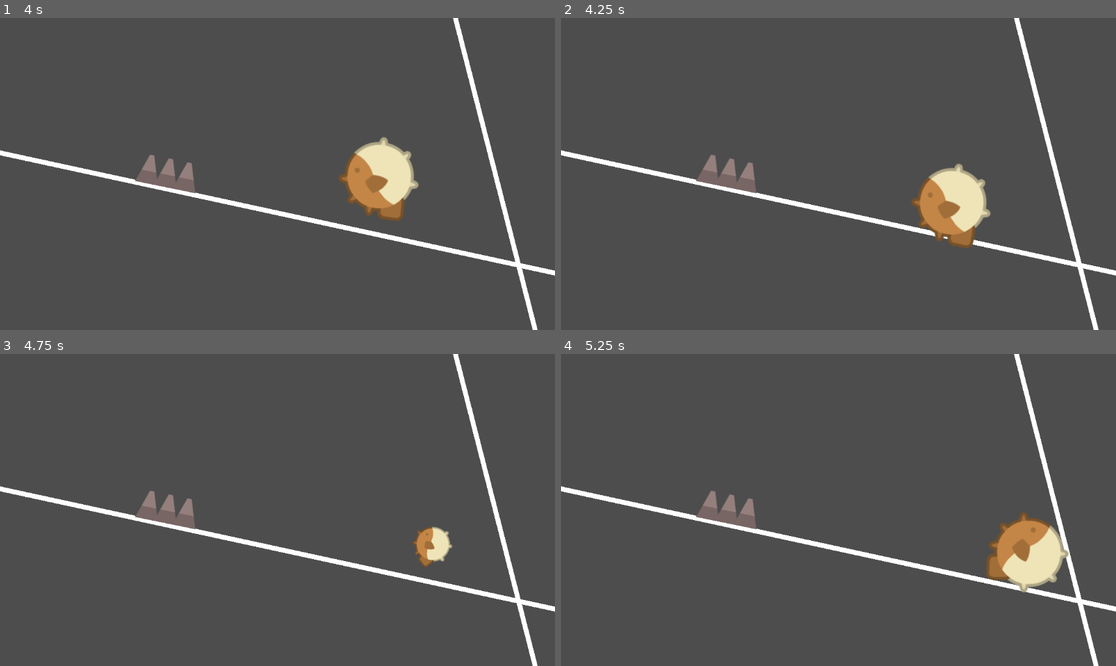
Above: before the commit, frames 1-4 (two rows, left to right).
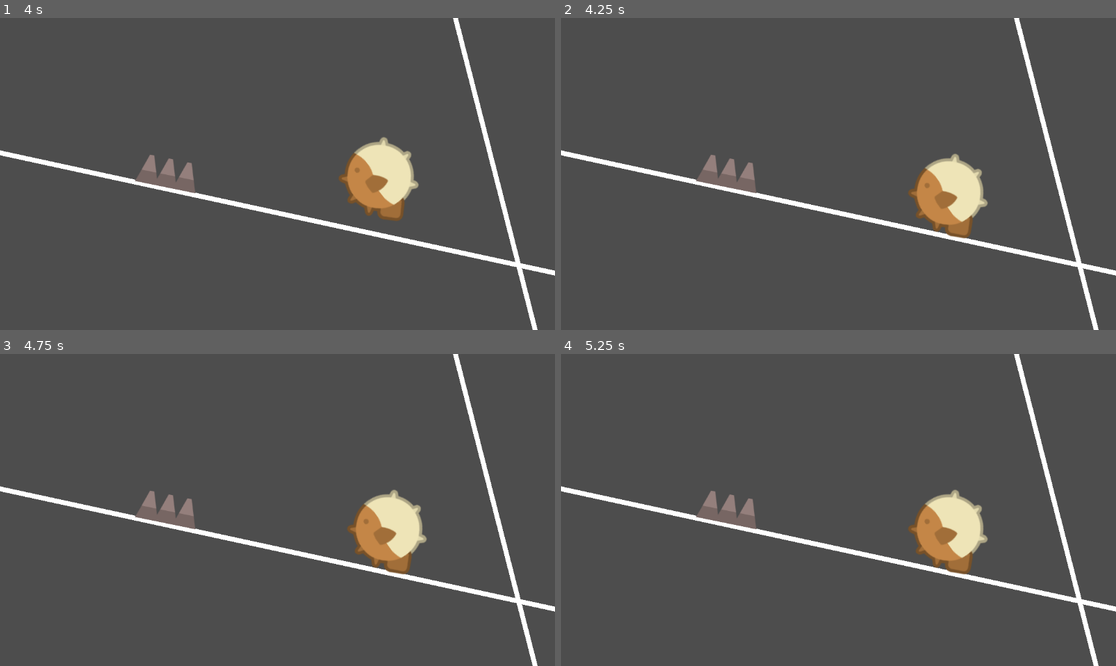
Above: after the commit, the same moments.

Repository: JWizards/GMTK_2024
Game: Godot game, scene res://scenes/playground.tscn
Same seed, same stepped clock (60 frames per second), same inputs: the game is played once before the commit and once after it. This scene is started directly instead of the project's main scene.
Inputs:
- Up to frame 1 (4 s): hold Space (jump) 0.53-1.28 s; tap Space (jump) at 1.35, 1.52, 1.82, 2.85, 3.02, 3.32 s; hold Space (jump) 2.03-2.78 s; hold Space (jump) from 3.53 s (still down)
- Up to frame 2 (4.25 s): keep holding Space (jump); tap P (pause, bound only after the commit) at 4.15 s
- Up to frame 3 (4.75 s): release Space (jump) at 4.28 s; tap Space (jump) at 4.35, 4.52 s
- Up to frame 4 (5.25 s): tap Space (jump) at 4.82 s; hold Space (jump) from 5.03 s (still down)

Frame 1 is identical in both runs. In frame 2, 1.7% of the frame differs, in the area x 62-78%, y 43-74%; in frame 3, 3.0%; in frame 4, 5.0%, in the area x 62-92%, y 43-77%.

Commit message:
Add music

Diff:
--- a/project.godot
+++ b/project.godot
@@ -22,3 +22,8 @@
 "events": [Object(InputEventKey,"resource_local_to_scene":false,"resource_name":"","device":0,"window_id":0,"alt_presse …(189 unchanged characters)…
 ]
 }
+pause={
+"deadzone": 0.5,
+"events": [Object(InputEventKey,"resource_local_to_scene":false,"resource_name":"","device":-1,"window_id":0,"alt_pressed":false,"shift_pressed":false,"ctrl_pressed":false,"meta_pressed":false,"pressed":false,"keycode":0,"physical_keycode":80,"key_label":0,"unicode":112,"location":0,"echo":false,"script":null)
+]
+}
--- a/scenes/game.tscn
+++ b/scenes/game.tscn
@@ -1,7 +1,8 @@
-[gd_scene load_steps=6 format=3 uid="uid://dp4i211h77t8j"]
+[gd_scene load_steps=7 format=3 uid="uid://dp4i211h77t8j"]
 
 [ext_resource type="Script" path="res://scripts/camera.gd" id="1_omqfo"]
 [ext_resource type="PackedScene" uid="uid://bg8l080p3dvvb" path="res://scenes/player.tscn" id="1_r30et"]
+[ext_resource type="Script" path="res://scripts/menu.gd" id="3_jnjuq"]
 [ext_resource type="PackedScene" uid="uid://dhdslsdm6oux5" path="res://scenes/levelManager.tscn" id="4_f5hst"]
 [ext_resource type="Texture2D" uid="uid://66ba3wcaitkd" path="res://assets/darkened2.png" id="4_o1rjy"]
 [ext_resource type="Texture2D" uid="uid://bnq5wviyjcxcr" path="res://assets/press_toInflate.png" id="5_wbl8y"]
@@ -18,6 +19,20 @@
 script = ExtResource("1_omqfo")
 player_path = NodePath("../Player")
 offset_y = 250.0
+
+[node name="Menu" type="Node2D" parent="Camera2D"]
+process_mode = 2
+position = Vector2(0, -2)
+script = ExtResource("3_jnjuq")
+
+[node name="ColorRect" type="ColorRect" parent="Camera2D/Menu"]
+z_index = -2
+offset_left = -1860.0
+offset_top = -1026.0
+offset_right = -1820.0
+offset_bottom = -986.0
+scale = Vector2(95.002, 52.7804)
+color = Color(0, 0, 0, 0.184314)
 
 [node name="LevelManager" parent="." instance=ExtResource("4_f5hst")]
 player_path = NodePath("../Player")
--- /dev/null
+++ b/scenes/level1.tscn
@@ -0,0 +1,138 @@
+[gd_scene load_steps=5 format=3 uid="uid://cc5eo3mftvrbs"]
+
+[ext_resource type="PackedScene" uid="uid://bg8l080p3dvvb" path="res://scenes/player.tscn" id="1_eio8o"]
+[ext_resource type="PackedScene" uid="uid://bjychvf10ps6r" path="res://scenes/spikes.tscn" id="2_3cap4"]
+
+[sub_resource type="WorldBoundaryShape2D" id="WorldBoundaryShape2D_ci3h0"]
+
+[sub_resource type="SegmentShape2D" id="SegmentShape2D_jorcv"]
+a = Vector2(-1, 388)
+
+[node name="RootNode" type="Node2D"]
+position = Vector2(-13, -56)
+
+[node name="Player" parent="." instance=ExtResource("1_eio8o")]
+position = Vector2(347, -175)
+
+[node name="SPIKE1" parent="." instance=ExtResource("2_3cap4")]
+position = Vector2(670, 305)
+rotation = 1.56726
+scale = Vector2(0.86, 1.01)
+
+[node name="SPIKE2" parent="." instance=ExtResource("2_3cap4")]
+position = Vector2(529, 639)
+rotation = 4.71239
+scale = Vector2(0.868598, 0.868602)
+skew = -0.00114048
+
+[node name="WallLeft" type="StaticBody2D" parent="."]
+position = Vector2(248, 387)
+rotation = -4.71239
+
+[node name="Line2D" type="Line2D" parent="WallLeft"]
+position = Vector2(-778, -0.00012207)
+points = PackedVector2Array(0, 0, 1800, 0)
+
+[node name="CollisionShape2D" type="CollisionShape2D" parent="WallLeft"]
+position = Vector2(-2, 0)
+shape = SubResource("WorldBoundaryShape2D_ci3h0")
+one_way_collision_margin = 0.0
+
+[node name="WallRight" type="StaticBody2D" parent="."]
+position = Vector2(937, 638)
+rotation = -1.5708
+
+[node name="Line2D" type="Line2D" parent="WallRight"]
+position = Vector2(-778, -0.00012207)
+points = PackedVector2Array(0, 0, 1800, 0)
+
+[node name="CollisionShape2D" type="CollisionShape2D" parent="WallRight"]
+position = Vector2(-2, 0)
+shape = SubResource("WorldBoundaryShape2D_ci3h0")
+one_way_collision_margin = 0.0
+
+[node name="FLOORING" type="Node2D" parent="."]
+
+[node name="Flooring1_2" type="StaticBody2D" parent="FLOORING"]
+position = Vector2(636, 303)
+scale = Vector2(1, 0.265)
+
+[node name="Line2D" type="Line2D" parent="FLOORING/Flooring1_2"]
+position = Vector2(-1, -172)
+rotation = 1.5708
+points = PackedVector2Array(0, 0, 387, 0.999939)
+
+[node name="CollisionShape2D" type="CollisionShape2D" parent="FLOORING/Flooring1_2"]
+position = Vector2(-1, -176)
+shape = SubResource("SegmentShape2D_jorcv")
+
+[node name="Flooring1_1" type="StaticBody2D" parent="FLOORING"]
+position = Vector2(424, 386)
+rotation = -1.70891
+
+[node name="Line2D" type="Line2D" parent="FLOORING/Flooring1_1"]
+position = Vector2(-1, -172)
+rotation = 1.5708
+points = PackedVector2Array(0, 0, 387, 0.999939)
+
+[node name="CollisionShape2D" type="CollisionShape2D" parent="FLOORING/Flooring1_1"]
+position = Vector2(-1, -176)
+shape = SubResource("SegmentShape2D_jorcv")
+
+[node name="Flooring1_3" type="StaticBody2D" parent="FLOORING"]
+position = Vector2(418, 193)
+rotation = -1.31428
+scale = Vector2(1, 1.06)
+
+[node name="Line2D" type="Line2D" parent="FLOORING/Flooring1_3"]
+position = Vector2(-1, -172)
+rotation = 1.5708
+points = PackedVector2Array(0, 0, 387, 0.999939)
+
+[node name="CollisionShape2D" type="CollisionShape2D" parent="FLOORING/Flooring1_3"]
+position = Vector2(-1, -176)
+shape = SubResource("SegmentShape2D_jorcv")
+
+[node name="Flooring2_2" type="StaticBody2D" parent="FLOORING"]
+position = Vector2(555, 645)
+rotation = -3.1378
+scale = Vector2(1, 0.248)
+
+[node name="Line2D" type="Line2D" parent="FLOORING/Flooring2_2"]
+position = Vector2(-1, -172)
+rotation = 1.5708
+points = PackedVector2Array(0, 0, 387, 0.999939)
+
+[node name="CollisionShape2D" type="CollisionShape2D" parent="FLOORING/Flooring2_2"]
+position = Vector2(-1, -176)
+shape = SubResource("SegmentShape2D_jorcv")
+
+[node name="Flooring2_1" type="StaticBody2D" parent="FLOORING"]
+position = Vector2(763, 546)
+rotation = 1.38057
+scale = Vector2(1.05889, 1.00117)
+skew = -0.0158997
+
+[node name="Line2D" type="Line2D" parent="FLOORING/Flooring2_1"]
+position = Vector2(-1, -172)
+rotation = 1.5708
+points = PackedVector2Array(0, 0, 387, 0.999939)
+
+[node name="CollisionShape2D" type="CollisionShape2D" parent="FLOORING/Flooring2_1"]
+position = Vector2(-1, -176)
+shape = SubResource("SegmentShape2D_jorcv")
+
+[node name="Flooring2_3" type="StaticBody2D" parent="FLOORING"]
+position = Vector2(772, 752)
+rotation = 1.80661
+scale = Vector2(1.05624, 1.06421)
+skew = 0.0286074
+
+[node name="Line2D" type="Line2D" parent="FLOORING/Flooring2_3"]
+position = Vector2(-1, -172)
+rotation = 1.5708
+points = PackedVector2Array(0, 0, 387, 0.999939)
+
+[node name="CollisionShape2D" type="CollisionShape2D" parent="FLOORING/Flooring2_3"]
+position = Vector2(-1, -176)
+shape = SubResource("SegmentShape2D_jorcv")
--- a/scenes/player.tscn
+++ b/scenes/player.tscn
@@ -1,10 +1,15 @@
-[gd_scene load_steps=13 format=3 uid="uid://bg8l080p3dvvb"]
+[gd_scene load_steps=22 format=3 uid="uid://bg8l080p3dvvb"]
 
 [ext_resource type="Script" path="res://scripts/player.gd" id="1_b017k"]
 [ext_resource type="Texture2D" uid="uid://b3oafp4mos657" path="res://assets/fishTilesheet@2.png" id="1_kkcwp"]
 [ext_resource type="AudioStream" uid="uid://c326yp3i0hyks" path="res://assets/INFLATE.mp3" id="3_mrk3k"]
 [ext_resource type="AudioStream" uid="uid://dp827ihlcy53w" path="res://assets/DIE.mp3" id="4_5fii8"]
 [ext_resource type="AudioStream" uid="uid://cpwi71avh1o1" path="res://assets/deflate (2).mp3" id="4_dq3s7"]
+[ext_resource type="AudioStream" uid="uid://xb2j1k28f4wy" path="res://assets/splash1.mp3" id="6_qlyy1"]
+[ext_resource type="AudioStream" uid="uid://bgknqdw1csu0j" path="res://assets/splash2.mp3" id="7_471gu"]
+[ext_resource type="AudioStream" uid="uid://bcagxttyupvs1" path="res://assets/splash3.mp3" id="8_pbxvo"]
+[ext_resource type="AudioStream" uid="uid://kk1iy2ml68km" path="res://assets/splash4.mp3" id="9_v0b2w"]
+[ext_resource type="AudioStream" uid="uid://bkq56kgxsqj2o" path="res://assets/George Street Shuffle.mp3" id="10_r4kmr"]
 
 [sub_resource type="AtlasTexture" id="AtlasTexture_hodkl"]
 atlas = ExtResource("1_kkcwp")
@@ -118,12 +123,88 @@
 }
 tracks/1/use_blend = true
 
+[sub_resource type="Animation" id="Animation_6cpkw"]
+resource_name = "splash1"
+tracks/0/type = "audio"
+tracks/0/imported = false
+tracks/0/enabled = true
+tracks/0/path = NodePath("AudioStreamPlayer2D")
+tracks/0/interp = 1
+tracks/0/loop_wrap = true
+tracks/0/keys = {
+"clips": [{
+"end_offset": 0.0,
+"start_offset": 0.0,
+"stream": ExtResource("6_qlyy1")
+}],
+"times": PackedFloat32Array(0)
+}
+tracks/0/use_blend = true
+
+[sub_resource type="Animation" id="Animation_1x1q4"]
+resource_name = "splash2"
+tracks/0/type = "audio"
+tracks/0/imported = false
+tracks/0/enabled = true
+tracks/0/path = NodePath("AudioStreamPlayer2D")
+tracks/0/interp = 1
+tracks/0/loop_wrap = true
+tracks/0/keys = {
+"clips": [{
+"end_offset": 0.0,
+"start_offset": 0.0,
+"stream": ExtResource("7_471gu")
+}],
+"times": PackedFloat32Array(0)
+}
+tracks/0/use_blend = true
+
+[sub_resource type="Animation" id="Animation_lf4w3"]
+resource_name = "splash3"
+tracks/0/type = "audio"
+tracks/0/imported = false
+tracks/0/enabled = true
+tracks/0/path = NodePath("AudioStreamPlayer2D")
+tracks/0/interp = 1
+tracks/0/loop_wrap = true
+tracks/0/keys = {
+"clips": [{
+"end_offset": 0.0,
+"start_offset": 0.0,
+"stream": ExtResource("8_pbxvo")
+}],
+"times": PackedFloat32Array(0)
+}
+tracks/0/use_blend = true
+
+[sub_resource type="Animation" id="Animation_mm2ld"]
+resource_name = "splash4"
+tracks/0/type = "audio"
+tracks/0/imported = false
+tracks/0/enabled = true
+tracks/0/path = NodePath("AudioStreamPlayer2D")
+tracks/0/interp = 1
+tracks/0/loop_wrap = true
+tracks/0/keys = {
+"clips": [{
+"end_offset": 0.0,
+"start_offset": 0.0,
+"stream": ExtResource("9_v0b2w")
+}],
+"times": PackedFloat32Array(-0.0333333)
+}
+tracks/0/use_blend = true
+
 [sub_resource type="AnimationLibrary" id="AnimationLibrary_xqws4"]
 _data = {
 "RESET": SubResource("Animation_phfbs"),
 "big": SubResource("Animation_y8y87"),
 "die": SubResource("Animation_3yeik"),
-"small": SubResource("Animation_quq0c")
+"small": SubResource("Animation_quq0c"),
+"splash1": SubResource("Animation_6cpkw"),
+"splash2": SubResource("Animation_1x1q4"),
+"splash3": SubResource("Animation_lf4w3"),
+"splash4": SubResource("Animation_mm2ld")
 }
 
 [node name="Player" type="RigidBody2D"]
@@ -154,4 +235,13 @@
 volume_db = -7.027
 pitch_scale = 2.81
 
+[node name="SplishTimer" type="Timer" parent="."]
+one_shot = true
+
+[node name="BackgroundMusic" type="AudioStreamPlayer" parent="."]
+stream = ExtResource("10_r4kmr")
+volume_db = -5.571
+autoplay = true
+
 [connection signal="timeout" from="CoyoteTimer" to="." method="_on_coyote_timer_timeout"]
+[connection signal="timeout" from="SplishTimer" to="." method="_on_splish_timer_timeout"]
--- /dev/null
+++ b/scripts/menu.gd
@@ -0,0 +1,6 @@
+extends Node2D
+
+func _process(delta: float) -> void:
+	if Input.is_action_pressed("pause") or Input.is_action_pressed("jump"):
+		get_tree().paused = false
+	show()
--- a/scripts/player.gd
+++ b/scripts/player.gd
@@ -12,6 +12,9 @@
 @onready var collision_shape_2d: CollisionShape2D = $CollisionShape2D
 @onready var animation_player: AnimationPlayer = $AnimationPlayer
 @onready var coyote_timer: Timer = $CoyoteTimer
+@onready var splish_timer: Timer = $SplishTimer
+@onready var audio_stream_player_2d: AudioStreamPlayer2D = $AudioStreamPlayer2D
+@onready var audio_stream_player: AudioStreamPlayer = $AudioStreamPlayer
 
 var inflated: bool = false
 var is_dead: bool = false
@@ -37,6 +40,11 @@
 	contact_monitor = true
 	max_contacts_reported = 5
 	inflated_physics.set_bounce(0.8)
+
+func _process(delta: float) -> void:
+	if Input.is_action_just_pressed("pause"):
+		print_debug("pausing")
+		get_tree().paused = true
 
 func _integrate_forces(state: PhysicsDirectBodyState2D) -> void:
 	if is_dead:
@@ -64,3 +72,6 @@
 
 func _on_coyote_timer_timeout() -> void:
 	can_die = true
+
+func _on_splish_timer_timeout() -> void:
+	pass
Not shown, added: assets/George Street Shuffle.mp3.import
Not shown, added: assets/splash1.mp3.import
Not shown, added: assets/splash2.mp3.import
Not shown, added: assets/splash3.mp3.import
Not shown, added: assets/splash4.mp3.import
Not shown, added: .gitattributes
Not shown, added: assets/George Street Shuffle.mp3
Not shown, added: assets/darkened2.png~
Not shown, added: assets/splash1.mp3
Not shown, added: assets/splash2.mp3
Not shown, added: assets/splash3.mp3
Not shown, added: assets/splash4.mp3
(and 4 more such lines)
